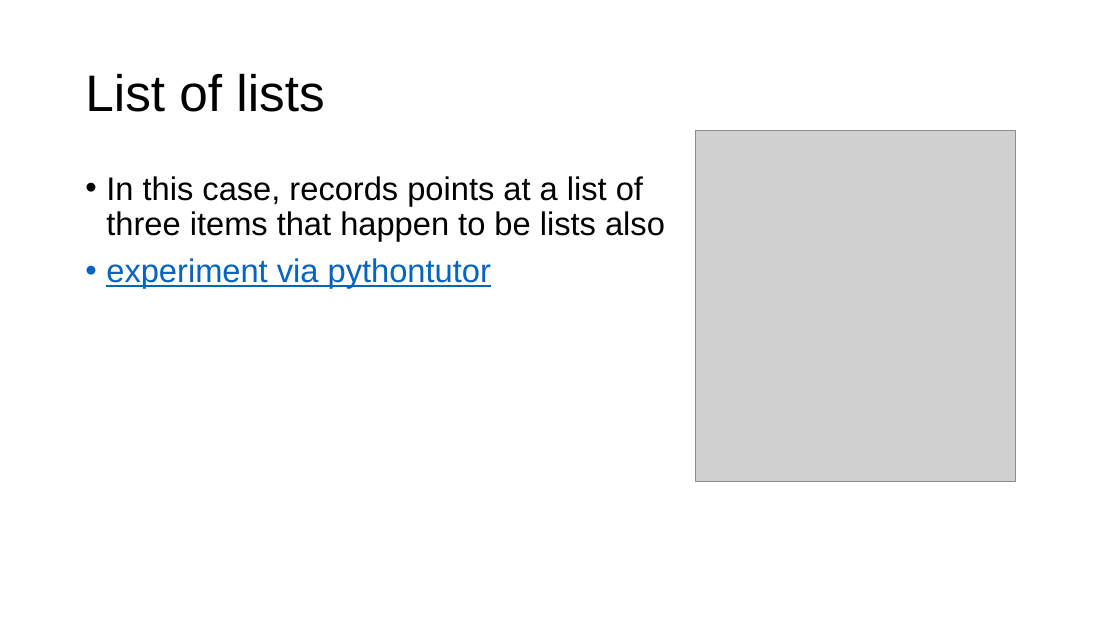
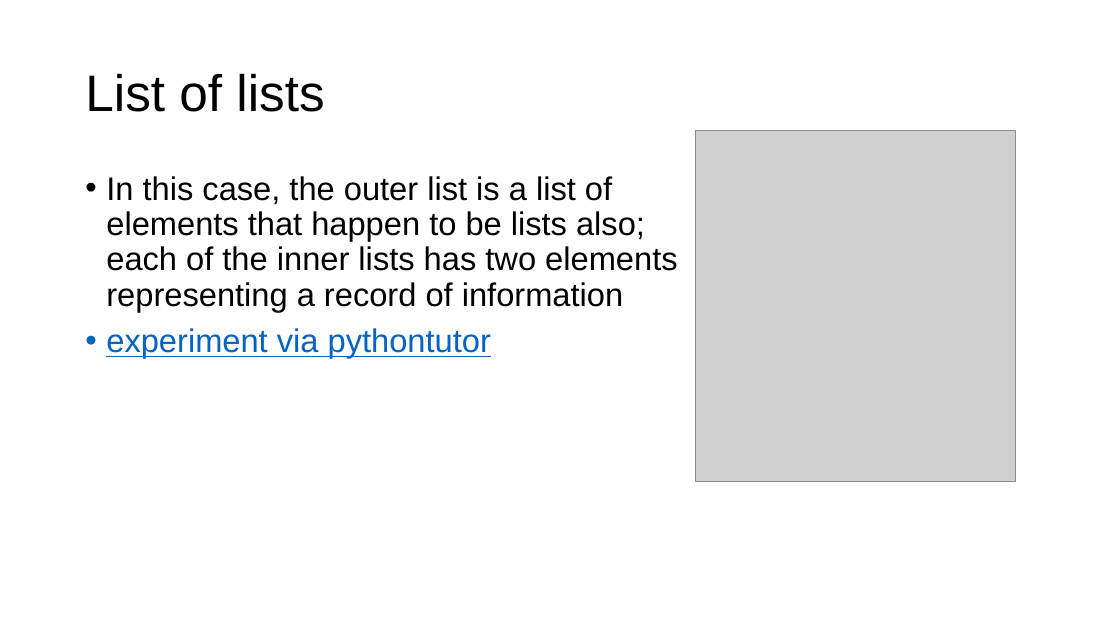
Before and after one commit to parrt/msds501, a slide deck: slide 15 of slides/intro-programming.pptx. Drawn at 1120x630 pixels with LibreOffice and Linux fonts; fonts in the diff are those of the drawing; grey boxes stand for pictures; background and template pictures are left out. Boxes give left, top, right and bottom in pixels: in the first picture for what was removed or moved away, otherwise in the second. Text is boxed around its words. In the diff, an @@ line names an element or a change of style, - is before the commit and + after.

```diff
--- a/slides/intro-programming.pptx
+++ b/slides/intro-programming.pptx
@@ text at [106, 176, 677, 311]: text changed @@
-• In this case, records points at a list of
-  three items that happen to be lists also
+• In this case, the outer list is a list of
+  elements that happen to be lists also;
+  each of the inner lists has two elements
+  representing a record of information
```
Also in this commit, not shown: 9 other slides changed, 1 other file.
